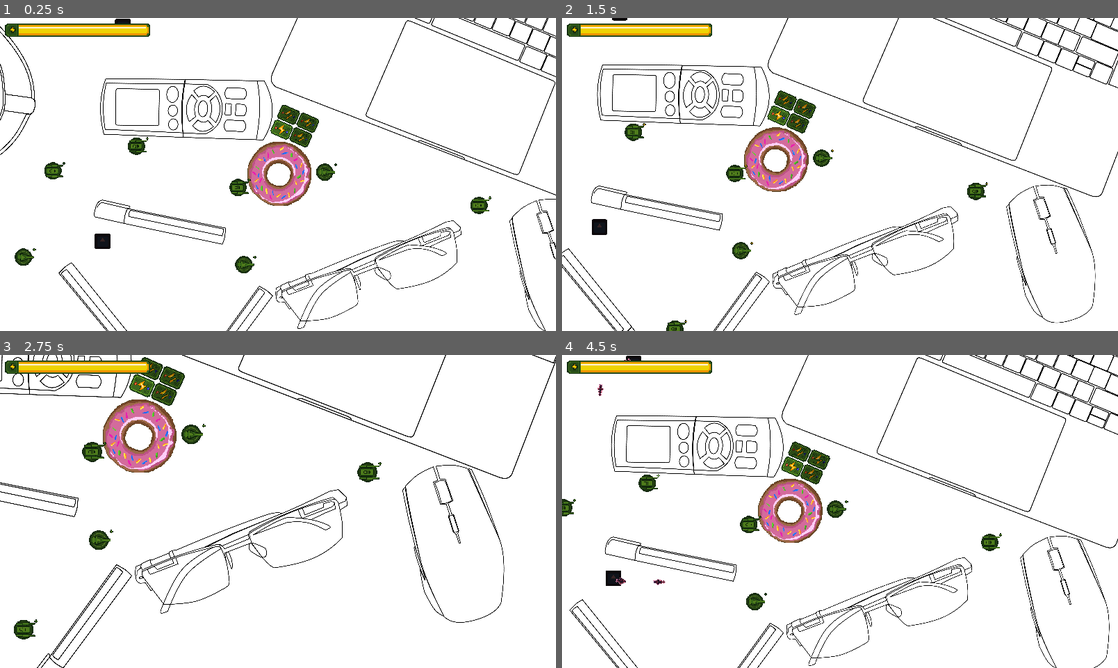
Above: before the commit, frames 1-4 (two rows, left to right).
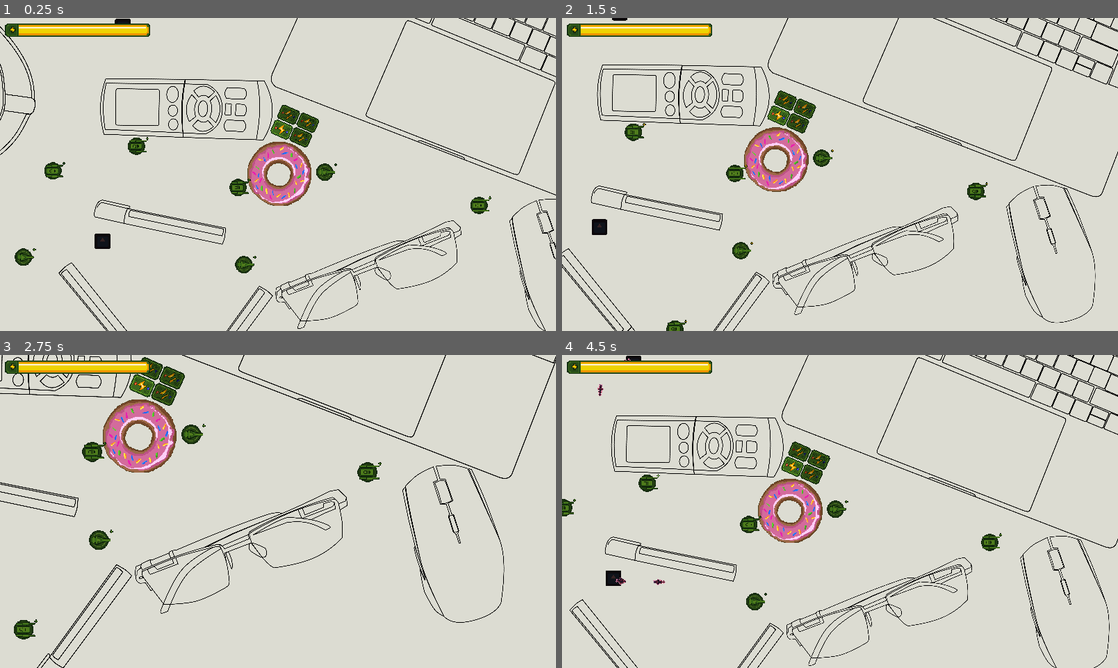
Above: after the commit, the same moments.

Repository: dmitriy-shmilo/gogodot-2021
Game: Godot game, scene res://game_screen/game_screen.tscn
The game is run twice, just before and just after one commit, with the same random seed, the same clock (stepped at 60 frames per second) and the same inputs. The engine's default icon, where the game draws it, is replaced by a stand-in: a white triangle on a blue panel in a dark square.
Inputs (mouse positions are in pixels of both pictures, inside the frame that each line leads up to):
- Up to frame 1 (0.25 s): no input
- Up to frame 2 (1.5 s): tap Enter at 0.5 s; move the mouse to (701, 146) at 0.52 s; hold D (right) 0.53-1.28 s; hold Mouse wheel up (zoom_in) 0.53-1.28 s; click (701, 146) at 0.67 s; move the mouse to (1001, 208) at 1.27 s; hold S (down) from 1.28 s (still down); tap Mouse wheel down (zoom_out) at 1.35 s; click (1001, 208) at 1.42 s
- Up to frame 3 (2.75 s): move the mouse to (111, 621) at 2.02 s; release S (down) at 2.03 s; hold D (right) from 2.03 s (still down); hold Mouse wheel up (zoom_in) from 2.03 s (still down); click (111, 621) at 2.17 s
- Up to frame 4 (4.5 s): move the mouse to (751, 433) at 2.77 s; release D (right) at 2.78 s; release Mouse wheel up (zoom_in) at 2.78 s; hold W (up) 2.78-3.53 s; tap Mouse wheel down (zoom_out) at 2.85, 4.35 s; click (751, 433) at 2.92 s; move the mouse to (667, 517) at 3.52 s; hold Mouse wheel up (zoom_in) 3.53-4.28 s; hold A (left) from 3.53 s (still down); click (667, 517) at 3.67 s; move the mouse to (717, 614) at 4.27 s; click (717, 614) at 4.42 s

The runs differ from the first frame. In frame 1, 93% of the frame differs, in the area x 0-100%, y 0-100%; in frame 2, 93%; in frame 3, 93%; in frame 4, 93%.

Commit message:
Chevrons on menu buttons.

Diff:
--- a/src/project.godot
+++ b/src/project.godot
@@ -168,5 +168,5 @@
 [rendering]
 
 quality/driver/driver_name="GLES2"
-environment/default_clear_color=Color( 1, 1, 1, 1 )
+environment/default_clear_color=Color( 0.862745, 0.862745, 0.823529, 1 )
 environment/default_environment="res://default_env.tres"
--- a/src/title_screen/title_screen.tscn
+++ b/src/title_screen/title_screen.tscn
@@ -46,57 +46,61 @@
 anchor_top = 0.5
 anchor_right = 0.5
 anchor_bottom = 0.5
-margin_left = -64.0
-margin_top = -124.0
-margin_right = 86.0
-margin_bottom = 146.0
+margin_left = -152.0
+margin_top = -120.0
+margin_right = 152.0
+margin_bottom = 120.0
 __meta__ = {
 "_edit_use_anchors_": false
 }
 
 [node name="TitleImage" type="TextureRect" parent="VBoxContainer"]
-margin_right = 150.0
+margin_right = 304.0
 margin_bottom = 150.0
 texture = ExtResource( 1 )
+stretch_mode = 4
 
 [node name="HBoxContainer" type="HBoxContainer" parent="VBoxContainer"]
 margin_top = 154.0
-margin_right = 150.0
-margin_bottom = 174.0
+margin_right = 304.0
+margin_bottom = 180.0
 
 [node name="CreditsButton" type="Button" parent="VBoxContainer/HBoxContainer"]
-margin_right = 56.0
-margin_bottom = 20.0
+margin_right = 150.0
+margin_bottom = 26.0
+rect_min_size = Vector2( 150, 0 )
 text = "credits"
 
 [node name="TutorialButton" type="Button" parent="VBoxContainer/HBoxContainer"]
-margin_left = 60.0
-margin_right = 145.0
-margin_bottom = 20.0
+margin_left = 154.0
+margin_right = 304.0
+margin_bottom = 26.0
+rect_min_size = Vector2( 150, 0 )
 text = "how to play"
 
 [node name="HBoxContainer2" type="HBoxContainer" parent="VBoxContainer"]
-margin_top = 178.0
-margin_right = 150.0
-margin_bottom = 198.0
+margin_top = 184.0
+margin_right = 304.0
+margin_bottom = 210.0
 alignment = 1
 
 [node name="NewGameButton" type="Button" parent="VBoxContainer/HBoxContainer2"]
-margin_left = 21.0
-margin_right = 62.0
-margin_bottom = 20.0
+margin_right = 150.0
+margin_bottom = 26.0
+rect_min_size = Vector2( 150, 0 )
 text = "start"
 
 [node name="SettingsButton" type="Button" parent="VBoxContainer/HBoxContainer2"]
-margin_left = 66.0
-margin_right = 129.0
-margin_bottom = 20.0
+margin_left = 154.0
+margin_right = 304.0
+margin_bottom = 26.0
+rect_min_size = Vector2( 150, 0 )
 text = "settings"
 
 [node name="QuitButton" type="Button" parent="VBoxContainer"]
-margin_top = 202.0
-margin_right = 150.0
-margin_bottom = 222.0
+margin_top = 214.0
+margin_right = 304.0
+margin_bottom = 240.0
 text = "quit"
 
 [connection signal="pressed" from="VBoxContainer/HBoxContainer/CreditsButton" to="." method="_on_CreditsButton_pressed"]
--- a/src/ui/default_theme.tres
+++ b/src/ui/default_theme.tres
@@ -5,8 +5,8 @@
 [sub_resource type="StyleBoxTexture" id=4]
 texture = ExtResource( 1 )
 region_rect = Rect2( 0, 32, 48, 32 )
-margin_left = 16.0
-margin_right = 16.0
+margin_left = 22.0
+margin_right = 22.0
 margin_top = 4.0
 margin_bottom = 8.0
 
@@ -15,24 +15,24 @@
 [sub_resource type="StyleBoxTexture" id=3]
 texture = ExtResource( 1 )
 region_rect = Rect2( 0, 96, 48, 32 )
-margin_left = 16.0
-margin_right = 16.0
+margin_left = 22.0
+margin_right = 22.0
 margin_top = 4.0
 margin_bottom = 8.0
 
 [sub_resource type="StyleBoxTexture" id=1]
 texture = ExtResource( 1 )
 region_rect = Rect2( 0, 32, 48, 32 )
-margin_left = 16.0
-margin_right = 16.0
+margin_left = 22.0
+margin_right = 22.0
 margin_top = 4.0
 margin_bottom = 8.0
 
 [sub_resource type="StyleBoxTexture" id=2]
 texture = ExtResource( 1 )
 region_rect = Rect2( 0, 64, 48, 32 )
-margin_left = 16.0
-margin_right = 16.0
+margin_left = 22.0
+margin_right = 22.0
 margin_top = 8.0
 margin_bottom = 4.0
 
Binary file changed: src/assets/ui.aseprite
Binary file changed: src/assets/ui.png
